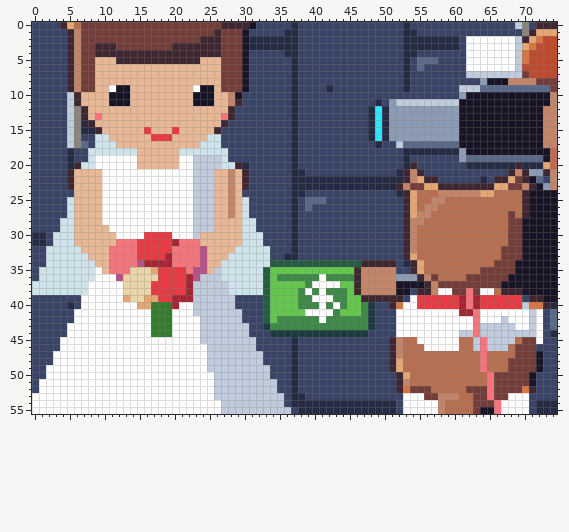
Two versions of one pixel-art file, art/cards/card-wedding-shoot-reshoot.aseprite. Above, as it was before the edit.
75x56 pixels, 1 frame.
The same view after the edit:
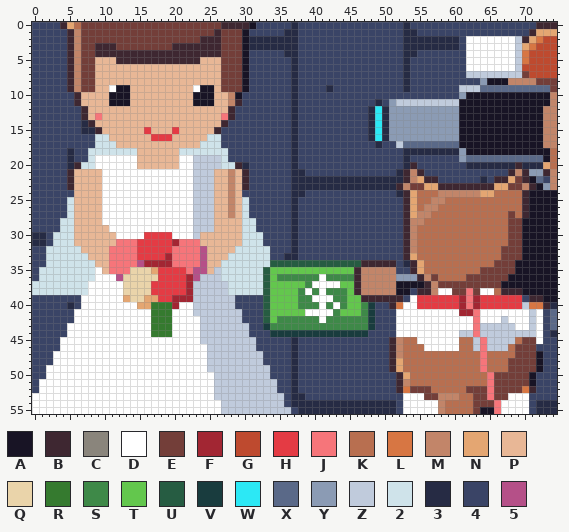
Palette (. is transparent): A #181425  B #3e2731  C #8a857c  D #ffffff  E #733e39  F #a22633  G #be4a2f  H #e43b44  J #f6757a  K #b86f50  L #d77643  M #c28569  N #e4a672  P #e8b796  Q #ead4aa  R #357a2f  S #3e8948  T #63c74d  U #265c42  V #193c3e  W #2ce8f5  X #5a6988  Y #8b9bb4  Z #c0cbdc  2 #cfe3ea  3 #262b44  4 #3a4466  5 #b55088
Changes in this commit:
Colour 4 replaces colour C in rows 0 to 1 at x 70; in rows 12 to 17 at x 6.
Colour 4 replaces colour X in row 5 at x 55 to 57; in row 6 at x 55; in row 17 at x 7; in row 25 at x 39 to 41; in row 26 at x 39.
Colour 4 replaces colour Z in row 0 at x 69; in rows 10 to 17 at x 5.
Pixel boxes of the changes (left, top, right, bottom) in both pictures:
changed: (515, 22, 529, 36)
changed: (417, 57, 438, 71)
changed: (67, 92, 88, 148)
changed: (305, 197, 326, 211)
